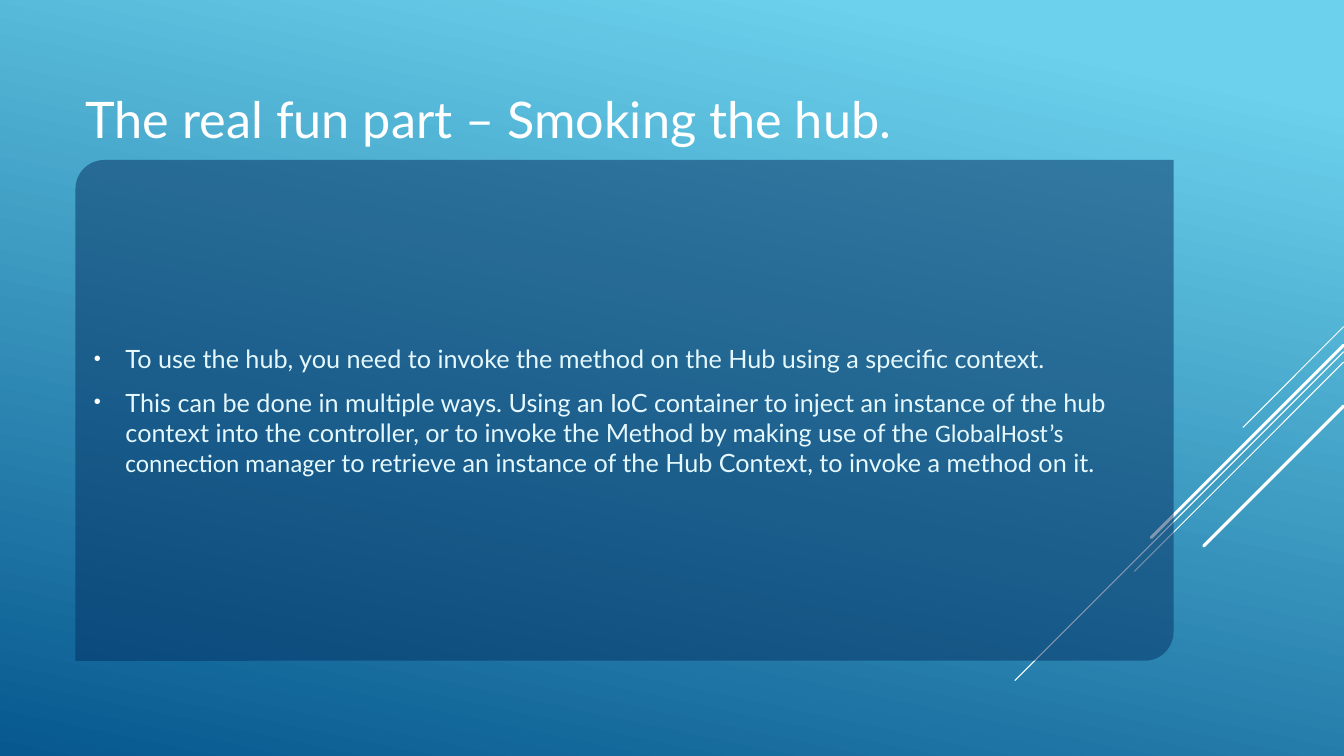
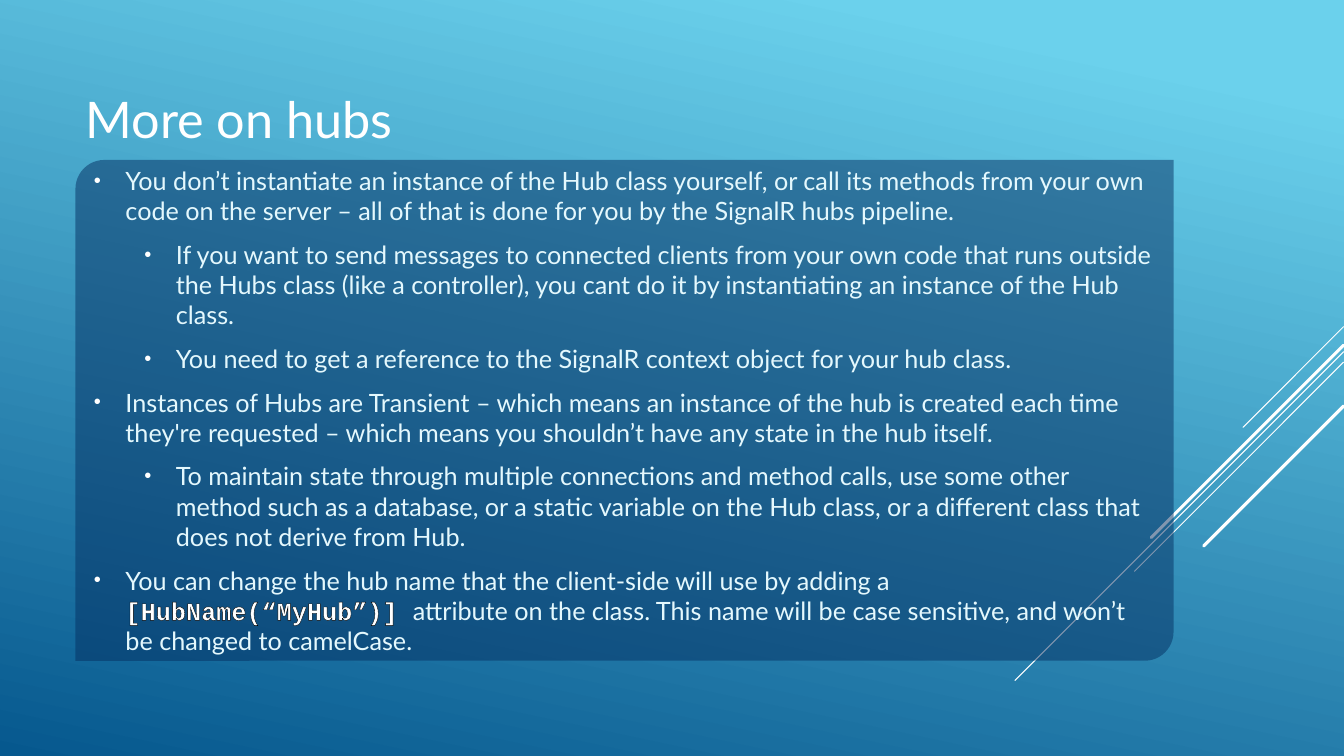
Before and after one commit to JAspeling/SignalR, a slide deck: slide 10 of SignalR.pptx. Drawn at 1344x756 pixels with LibreOffice and Linux fonts; fonts in the diff are those of the drawing. Boxes give left, top, right and bottom in pixels: in the first picture for what was removed or moved away, otherwise in the second. Text is boxed around its words. In the diff, an @@ line names an element or a change of style, - is before the commit and + after.

Commit message:
Continued signalR implementation + presentation WIP: Fix DI

```diff
--- a/SignalR.pptx
+++ b/SignalR.pptx
@@ title at [86, 101, 393, 139]: text changed @@
-The real fun part – Smoking the hub.
+More on hubs
@@ text at [125, 171, 1151, 655]: text changed @@
-• To use the hub, you need to invoke the method on the Hub using a specific context.
-• This can be done in multiple ways. Using an IoC container to inject an instance of the hub context into the controller, or to invoke the Method by making use of the GlobalHost’s connection manager to retrieve an instance of the Hub Context, to invoke a method on it.
+• You don’t instantiate an instance of the Hub class yourself, or call its methods from your own code on the server – all of that is done for you by the SignalR hubs pipeline.
+  • If you want to send messages to connected clients from your own code that runs outside the Hubs class (like a controller), you cant do it by instantiating an instance of the Hub class.
+  • You need to get a reference to the SignalR context object for your hub class.
+• Instances of Hubs are Transient – which means an instance of the hub is created each time they're requested – which means you shouldn’t have any state in the hub itself.
+  • To maintain state through multiple connections and method calls, use some other method such as a database, or a static variable on the Hub class, or a different class that does not derive from Hub.
+• You can change the hub name that the client-side will use by adding a [HubName(“MyHub”)] attribute on the class. This name will be case sensitive, and won’t be changed to camelCase.
```
Also in this commit, not shown: 6 other slides changed, 23 slides added, 2 slides removed, 12 other files.
